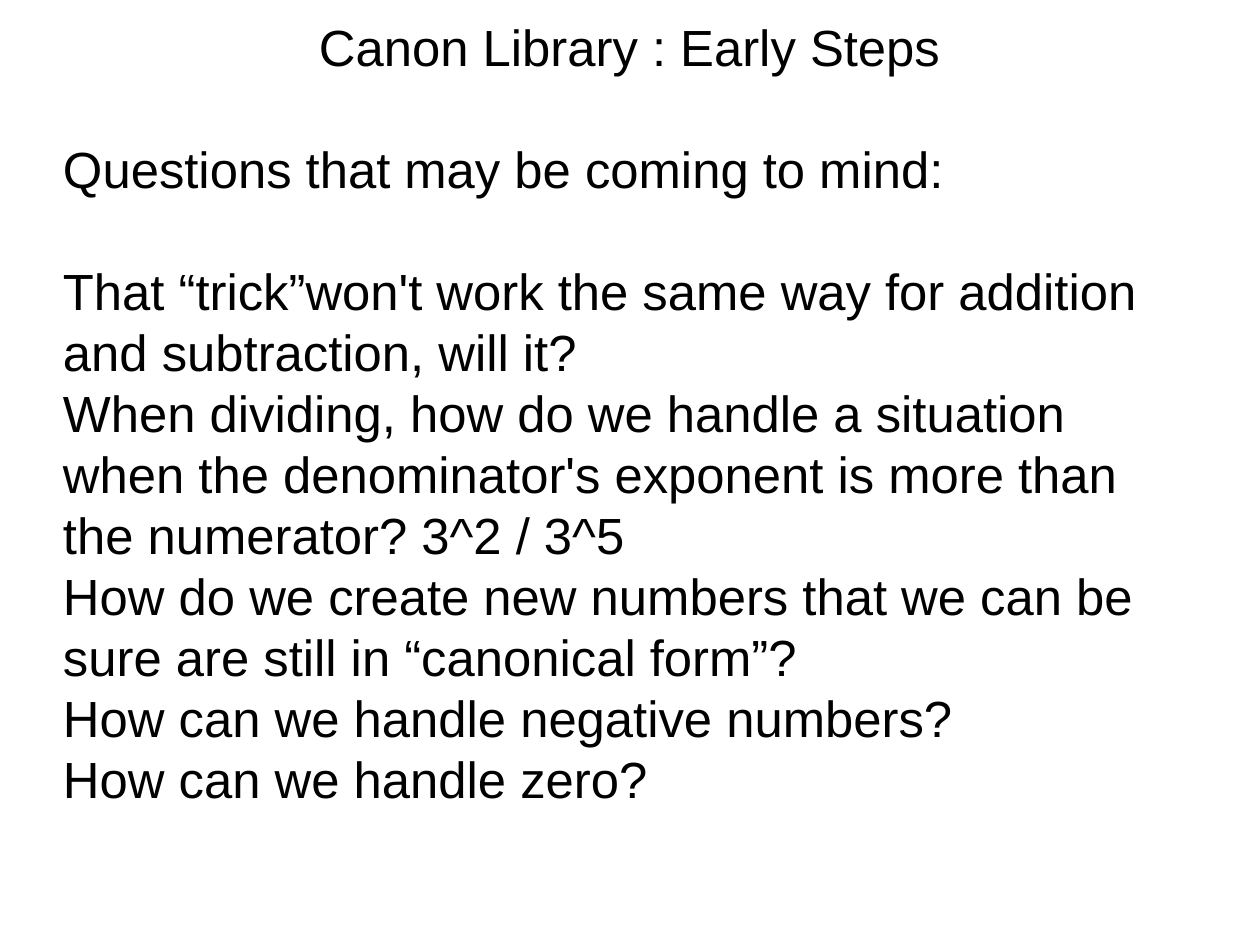
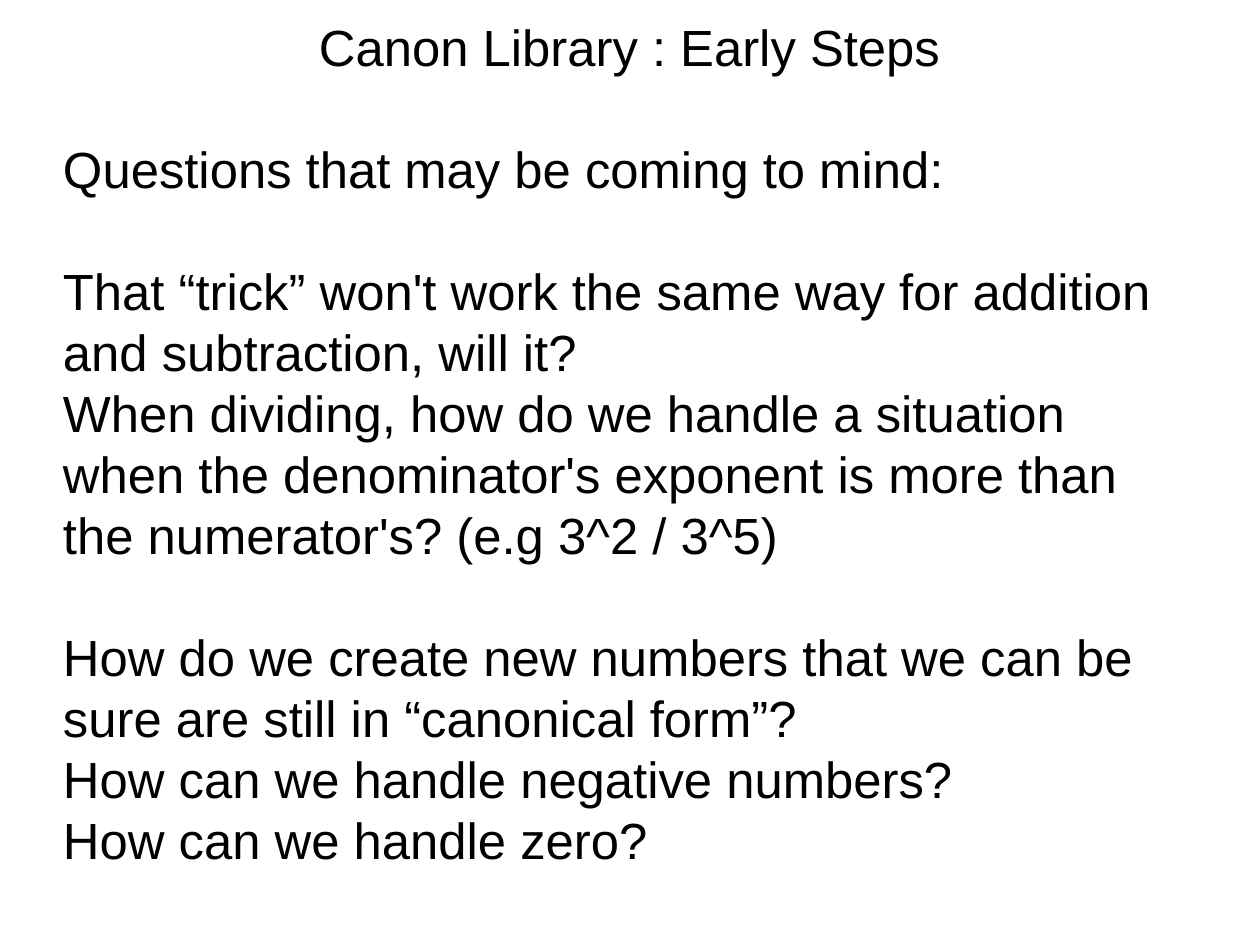
Before and after one commit to grandpascorpion/canon, a slide deck: slide 13 of goBigOrGoHome.odp (slide 12 before the commit). Drawn at 1260x945 pixels with LibreOffice and Linux fonts; fonts in the diff are those of the drawing. Boxes give left, top, right and bottom in pixels: in the first picture for what was removed or moved away, otherwise in the second. Text is boxed around its words. In the diff, an @@ line names an element or a change of style, - is before the commit and + after.

```diff
--- a/goBigOrGoHome.odp
+++ b/goBigOrGoHome.odp
@@ subtitle at (63,273,1151,809): text changed @@
-That “trick”won't work the same way for addition and subtraction, will it?
-When dividing, how do we handle a situation when the denominator's exponent is more than the numerator? 3^2 / 3^5
-How do we create new numbers that we can be sure are still in “canonical form”?
-How can we handle negative numbers?
+That “trick” won't work the same way for addition and subtraction, will it?
+When dividing, how do we handle a situation when the denominator's exponent is more than the numerator's? (e.g 3^2 / 3^5)
+How do we create new numbers that we can be sure are still in “canonical form”?
+How can we handle negative numbers?
```
Also in this commit, not shown: 40 other slides changed, 11 slides added, 1 other file.
